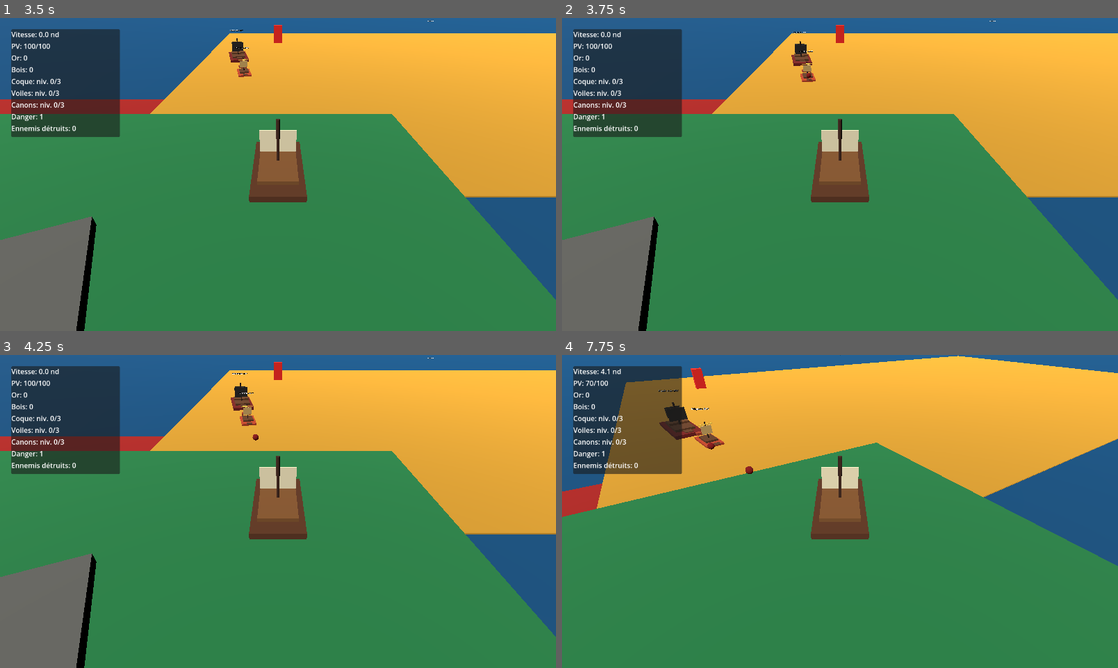
Above: before the commit, frames 1-4 (two rows, left to right).
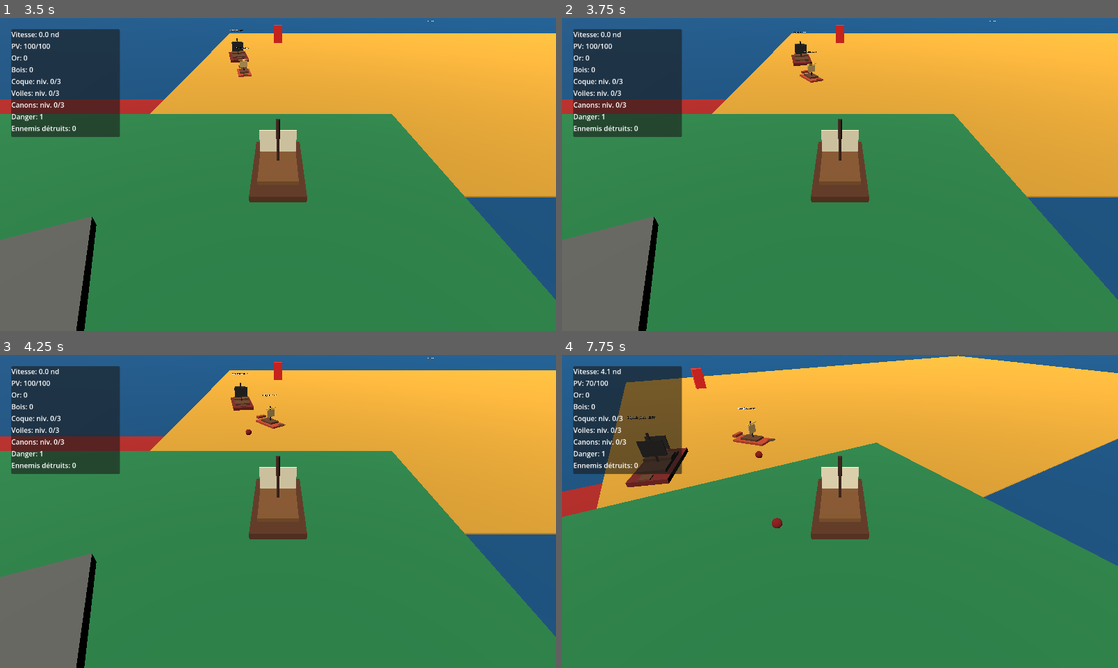
Above: after the commit, the same moments.

Repository: blou132/jeux-pirate
Game: Godot game, scene res://scenes/world/World.tscn
Same seed, same stepped clock (60 frames per second), same inputs: the game is played once before the commit and once after it.
Inputs (mouse positions are in pixels of both pictures, inside the frame that each line leads up to):
- Up to frame 1 (3.5 s): tap Enter at 0.5 s; move the mouse to (400, 158) at 0.52 s; hold D 0.53-1.25 s; tap R at 0.6 s; click (400, 158) at 0.67 s; drag from (166, 190) to (250, 237) at 1.27 s; move the mouse to (333, 105) at 2.02 s; hold D 2.03-2.75 s; hold Q 2.03-2.75 s; drag from (250, 237) to (111, 127) at 2.77 s
- Up to frame 2 (3.75 s): move the mouse to (1006, 221) at 3.52 s; hold A from 3.53 s (still down); tap R at 3.6 s
- Up to frame 3 (4.25 s): keep holding A
- Up to frame 4 (7.75 s): release A at 4.25 s; drag from (673, 464) to (756, 433) at 4.27 s; move the mouse to (867, 511) at 5.02 s; hold S 5.03-5.75 s; hold Q 5.03-5.75 s; click (867, 511) at 5.17 s; drag from (756, 433) to (728, 527) at 5.77 s; move the mouse to (962, 495) at 6.52 s; hold W 6.53-7.25 s; tap R at 6.6 s; drag from (728, 527) to (812, 574) at 7.27 s

Frame 1 is identical in both runs. In frame 2, 0.1% of the frame differs, in the area x 42-47%, y 10-21%; in frame 3, 0.3%; in frame 4, 2.2%, in the area x 11-40%, y 11-56%.

Commit message:
fix: restrict enemy cannon fire to broadsides

Diff:
--- a/scripts/boats/EnemyShip.gd
+++ b/scripts/boats/EnemyShip.gd
@@ -79,7 +79,18 @@
 		brake(delta)
 		return
 
-	var desired_forward := to_target.normalized()
+	steer_along_direction(to_target.normalized(), delta)
+
+
+func steer_along_direction(desired_forward: Vector3, delta: float) -> void:
+	if _destroyed:
+		return
+	if desired_forward.length_squared() < 0.01:
+		brake(delta)
+		return
+
+	desired_forward.y = 0.0
+	desired_forward = desired_forward.normalized()
 	var current_forward := -global_transform.basis.z
 	var signed_angle := current_forward.signed_angle_to(desired_forward, Vector3.UP)
 	var turn_amount := clampf(signed_angle, -turn_speed * delta, turn_speed * delta)
--- a/scripts/boats/EnemyShipAI.gd
+++ b/scripts/boats/EnemyShipAI.gd
@@ -4,6 +4,7 @@
 @export var detection_range: float = 55.0
 @export var stop_distance: float = 7.0
 @export var projectile_speed: float = 13.0
+@export var broadside_tolerance_degrees: float = 60.0
 
 @onready var ship: EnemyShip = get_parent() as EnemyShip
 
@@ -38,14 +39,19 @@
 		return
 
 	if distance_squared <= attack_range * attack_range:
+		var fire_direction: Vector3 = _get_broadside_fire_direction(offset)
+		if fire_direction == Vector3.ZERO:
+			_maneuver_for_broadside(offset, delta)
+			return
+
 		ship.brake(delta)
-		_try_attack_player()
+		_try_attack_player(fire_direction)
 		return
 
 	ship.steer_toward(_player.global_position, delta)
 
 
-func _try_attack_player() -> void:
+func _try_attack_player(fire_direction: Vector3) -> void:
 	if _attack_cooldown_remaining > 0.0 or _player == null:
 		return
 
@@ -56,7 +62,7 @@
 	if damage <= 0:
 		return
 
-	_fire_projectile(damage)
+	_fire_projectile(damage, fire_direction)
 	_attack_cooldown_remaining = _get_attack_cooldown()
 
 
@@ -74,7 +80,55 @@
 	return 2.0
 
 
-func _fire_projectile(damage: int) -> void:
+func _get_broadside_fire_direction(offset_to_player: Vector3) -> Vector3:
+	if offset_to_player.length_squared() < 0.01:
+		return Vector3.ZERO
+
+	var to_player := offset_to_player.normalized()
+	var port_direction := -ship.global_transform.basis.x
+	var starboard_direction := ship.global_transform.basis.x
+	port_direction.y = 0.0
+	starboard_direction.y = 0.0
+	port_direction = port_direction.normalized()
+	starboard_direction = starboard_direction.normalized()
+
+	var port_alignment := to_player.dot(port_direction)
+	var starboard_alignment := to_player.dot(starboard_direction)
+	var required_alignment := cos(deg_to_rad(broadside_tolerance_degrees))
+
+	if port_alignment >= starboard_alignment and port_alignment >= required_alignment:
+		return port_direction
+	if starboard_alignment >= required_alignment:
+		return starboard_direction
+
+	return Vector3.ZERO
+
+
+func _maneuver_for_broadside(offset_to_player: Vector3, delta: float) -> void:
+	if offset_to_player.length_squared() < 0.01:
+		ship.brake(delta)
+		return
+
+	var to_player := offset_to_player.normalized()
+	var broadside_forward := Vector3.UP.cross(to_player)
+	if broadside_forward.length_squared() < 0.01:
+		ship.brake(delta)
+		return
+
+	broadside_forward = broadside_forward.normalized()
+	var opposite_forward := -broadside_forward
+	var current_forward := -ship.global_transform.basis.z
+
+	if current_forward.dot(opposite_forward) > current_forward.dot(broadside_forward):
+		broadside_forward = opposite_forward
+
+	if ship.has_method("steer_along_direction"):
+		ship.steer_along_direction(broadside_forward, delta)
+	else:
+		ship.steer_toward(_player.global_position, delta)
+
+
+func _fire_projectile(damage: int, fire_direction: Vector3) -> void:
 	if enemy_cannon_ball_scene == null or not is_instance_valid(_player):
 		return
 
@@ -84,7 +138,7 @@
 		return
 
 	var projectile_node := projectile as Node3D
-	var start_position := ship.global_position + Vector3(0.0, 0.7, 0.0)
+	var start_position := ship.global_position + (fire_direction.normalized() * 1.5) + Vector3(0.0, 0.7, 0.0)
 	var target_position := _player.global_position + Vector3(0.0, 0.45, 0.0)
 	var direction := target_position - start_position
 	direction.y = clampf(direction.y, -0.2, 0.35)
